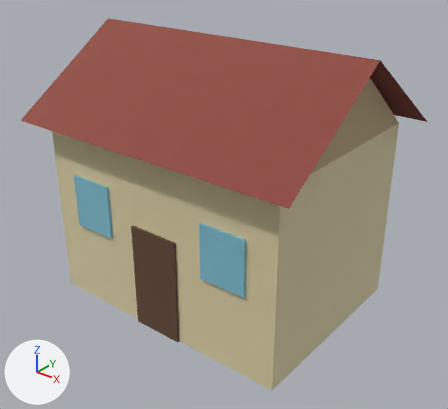
The glTF model src/main/resources/models/house.gltf, before and after one commit.
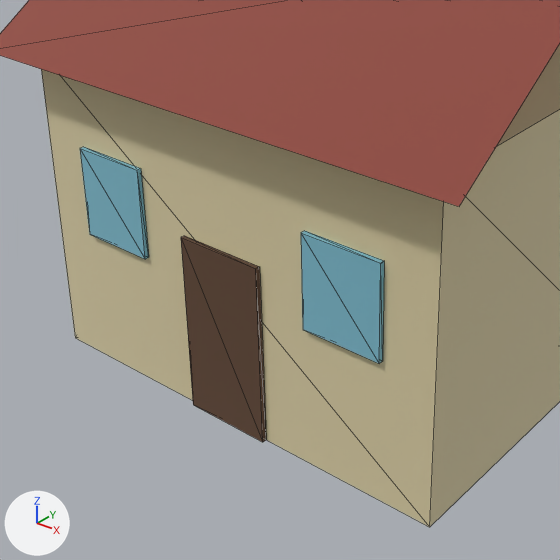
There are two pictures of each version: one whole from a 50 mm camera at (5.85, -7.17, 5.61) aimed at (0.64, -0.66, 1.57), one close up on the part from 6% to 77% of the width and 22% to 100% of the height. Lighting does not change. The marker at lower left points along +X, +Y and +Z. The older version's two pictures come first. The close-ups show mesh edges as thin lines. Vertices at exactly the same position are counted once.

In view in the first close-up: 'node1'.
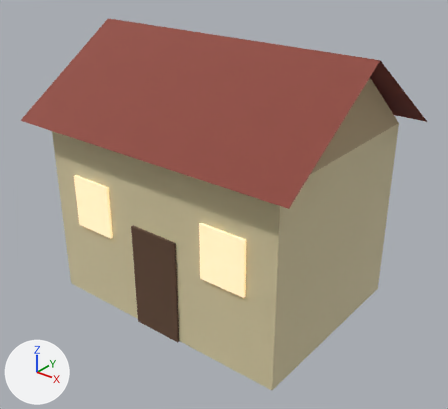
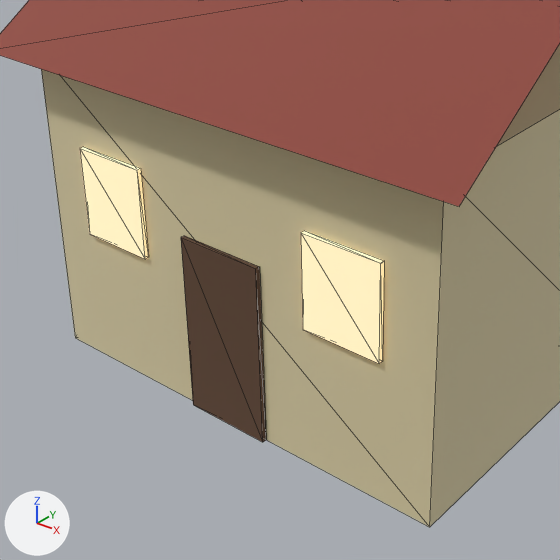
Where the change shows, as pixel boxes [x1, y1, x2, y2] in the close-ups (560 x 560 px):
part 1 of me_mesh_0, recoloured (lighter)
    both: [80, 147, 149, 259]
part 2 of me_mesh_0, recoloured (lighter)
    both: [301, 231, 384, 363]

Edits to the bpy script that builds the scene:
```text
Add mat_windows:
    mat_windows = bpy.data.materials.new('windows')
    # nodes: BsdfPrincipled, OutputMaterial, VertexColor
    # colours: orange #ffc876, mixed with the vertex colours
Change me_mesh_0:
    where me_mesh_0.from_pydata(...)  # 40 vertices, 54 faces; spans x -1.8..2.8, y -2.3..1.3, z 0.0..4.0
    used by ob_node1; location = (0.0, 0.0, 0.0)
    me_mesh_0 part 1: all 12 faces centred in x -1.05..-0.35, y -2.04..-2.0, z 1.25..2.05 switch from mat_mtl1 to mat_windows
    me_mesh_0 part 2: all 12 faces centred in x 1.35..2.05, y -2.04..-2.0, z 1.25..2.05 switch from mat_mtl1 to mat_windows
```
